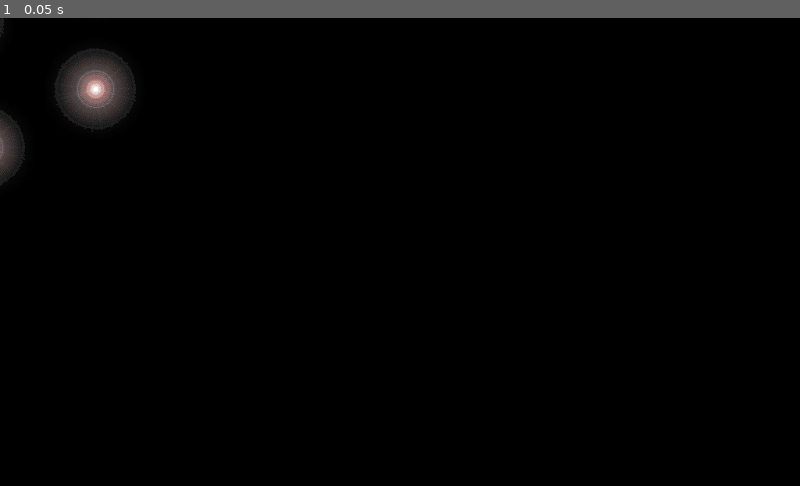
Above: before the commit, frame 1.
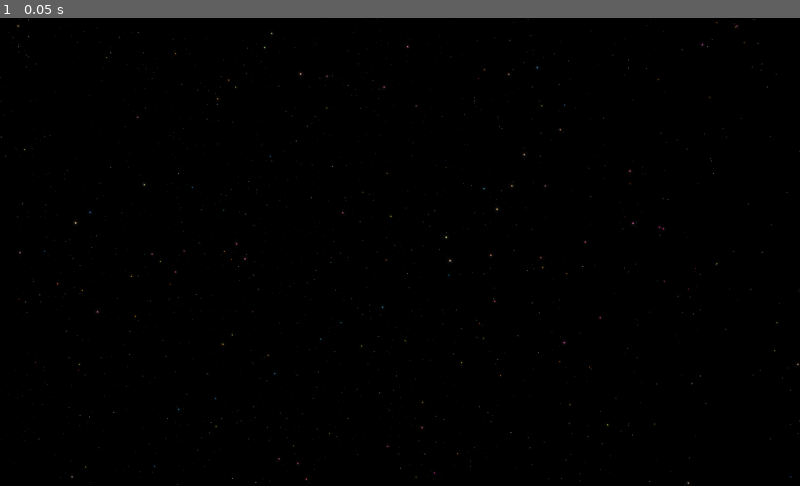
Above: after the commit, the same moment.

Repository: EamonnMR/mpevmvp
Game: Godot game, scene res://environment/starfield.tscn
Two runs of this game, one before a commit and one after it. Both use one fixed random seed, a clock stepped at 60 frames per second and the inputs below. This scene is started directly instead of the project's main scene.
Inputs:
- Up to frame 1 (0.05 s): no input

The runs differ from the first frame. In frame 1, 1.9% of the frame differs, in the area x 0-100%, y 0-100%.

Commit message:
Starfield graphics
https://opengameart.org/content/stars-parallax-backgrounds

CC0 by Bonsaiheldin http://bonsaiheld.org

Diff:
--- a/environment/starfield.tscn
+++ b/environment/starfield.tscn
@@ -1,36 +1,34 @@
-[gd_scene load_steps=2 format=2]
+[gd_scene load_steps=3 format=2]
 
-[ext_resource path="res://sprites/onyx_cc_nc/spobs/Star1.png" type="Texture" id=1]
+[ext_resource path="res://sprites/misc_pd/spr_stars01.png" type="Texture" id=1]
+[ext_resource path="res://sprites/misc_pd/spr_stars02.png" type="Texture" id=2]
 
 [node name="Starfield" type="ParallaxBackground"]
 
 [node name="ParallaxLayer" type="ParallaxLayer" parent="."]
 motion_scale = Vector2( 0.5, 0.5 )
-motion_mirroring = Vector2( 1, 1 )
 
 [node name="Sprite" type="Sprite" parent="ParallaxLayer"]
-position = Vector2( 120.642, 90.4818 )
+scale = Vector2( 0.5, 0.5 )
 texture = ExtResource( 1 )
+region_rect = Rect2( 0, 0, 640, 480 )
 
-[node name="Sprite2" type="Sprite" parent="ParallaxLayer"]
-position = Vector2( -114.293, -85.7197 )
+[node name="ParallaxLayer3" type="ParallaxLayer" parent="."]
+motion_scale = Vector2( 0.7, 0.7 )
+
+[node name="Sprite" type="Sprite" parent="ParallaxLayer3"]
+scale = Vector2( 0.7, 0.7 )
 texture = ExtResource( 1 )
+region_rect = Rect2( 0, 0, 640, 480 )
 
-[node name="Sprite3" type="Sprite" parent="ParallaxLayer"]
-position = Vector2( -117.468, 87.307 )
+[node name="ParallaxLayer4" type="ParallaxLayer" parent="."]
+motion_scale = Vector2( 0.9, 0.9 )
+
+[node name="Sprite" type="Sprite" parent="ParallaxLayer4"]
 texture = ExtResource( 1 )
+region_rect = Rect2( 0, 0, 640, 480 )
 
 [node name="ParallaxLayer2" type="ParallaxLayer" parent="."]
-motion_mirroring = Vector2( 1, 1 )
 
 [node name="Sprite" type="Sprite" parent="ParallaxLayer2"]
-position = Vector2( 115.88, -58.7338 )
-texture = ExtResource( 1 )
-
-[node name="Sprite2" type="Sprite" parent="ParallaxLayer2"]
-position = Vector2( -47.622, 3.17479 )
-texture = ExtResource( 1 )
-
-[node name="Sprite3" type="Sprite" parent="ParallaxLayer2"]
-position = Vector2( -20.6363, 165.09 )
-texture = ExtResource( 1 )
+texture = ExtResource( 2 )
Binary file added: sprites/misc_pd/spr_stars01.png
Not shown, added: sprites/misc_pd/spr_stars01.png.import
Binary file added: sprites/misc_pd/spr_stars02.png
Not shown, added: sprites/misc_pd/spr_stars02.png.import
